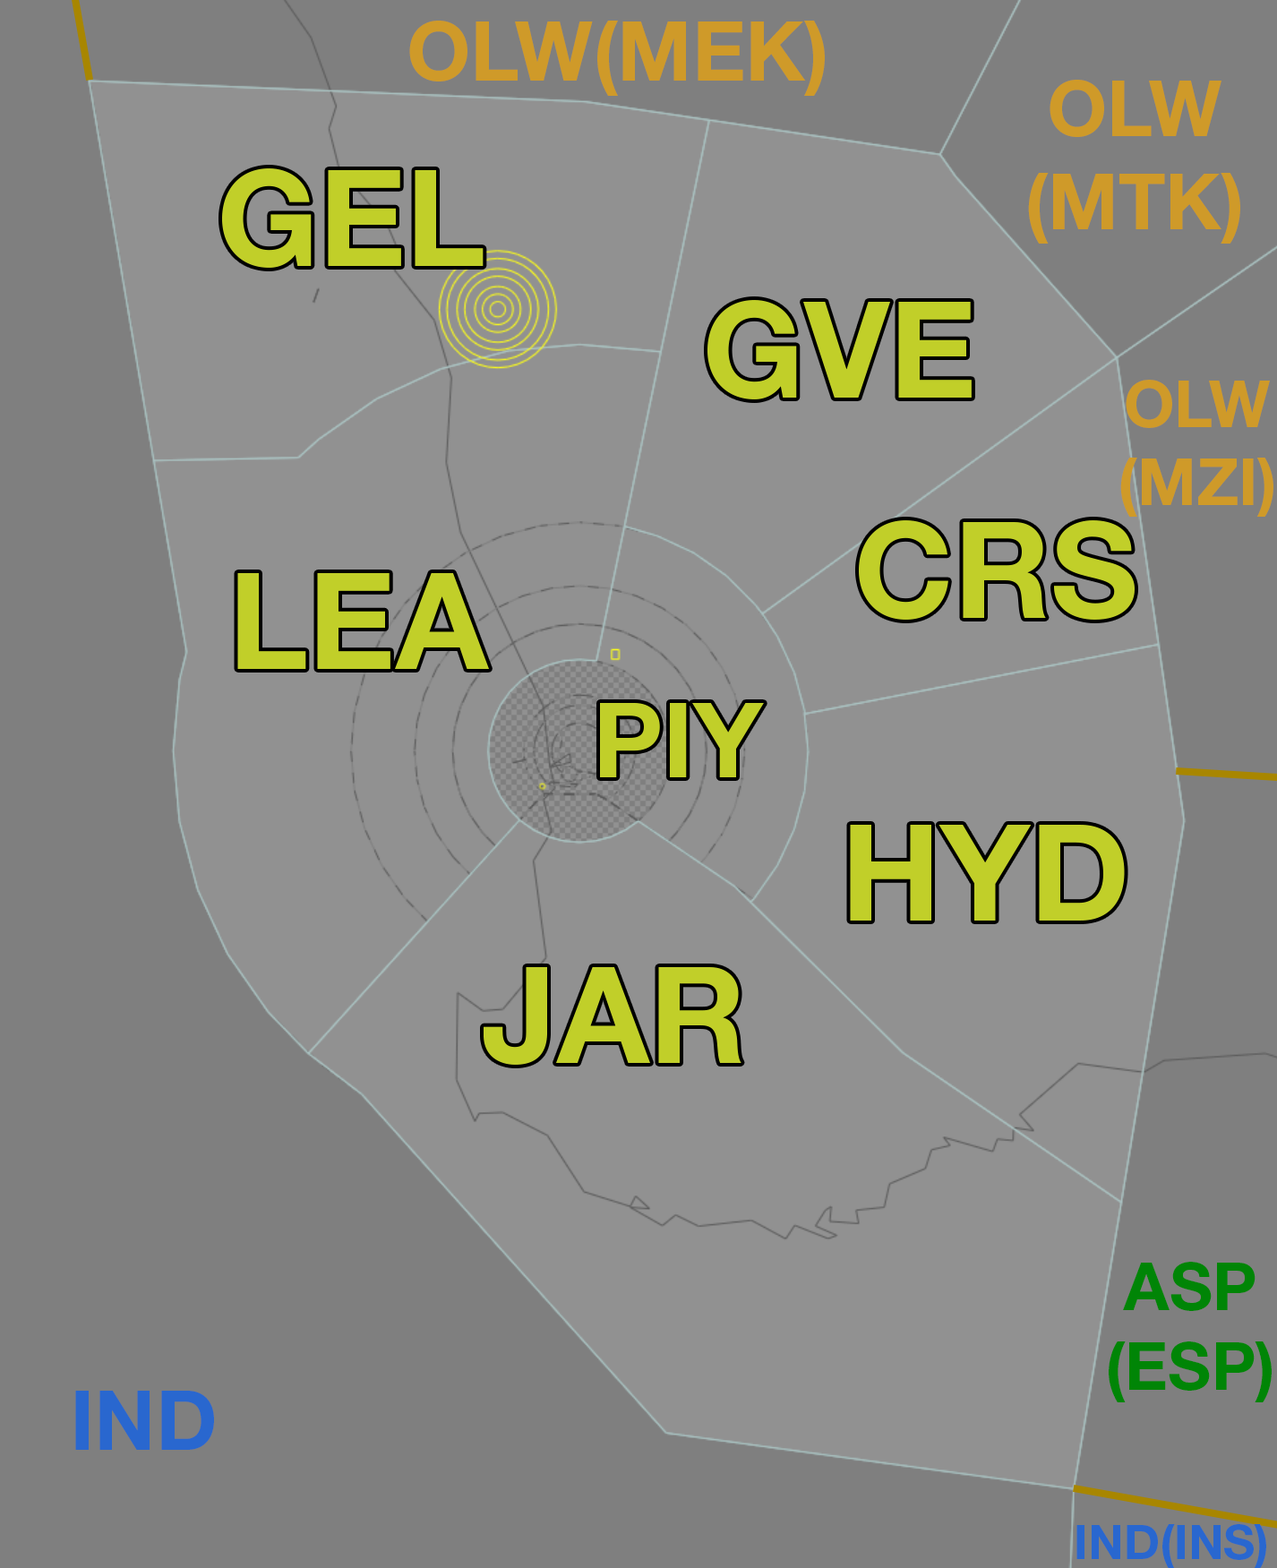
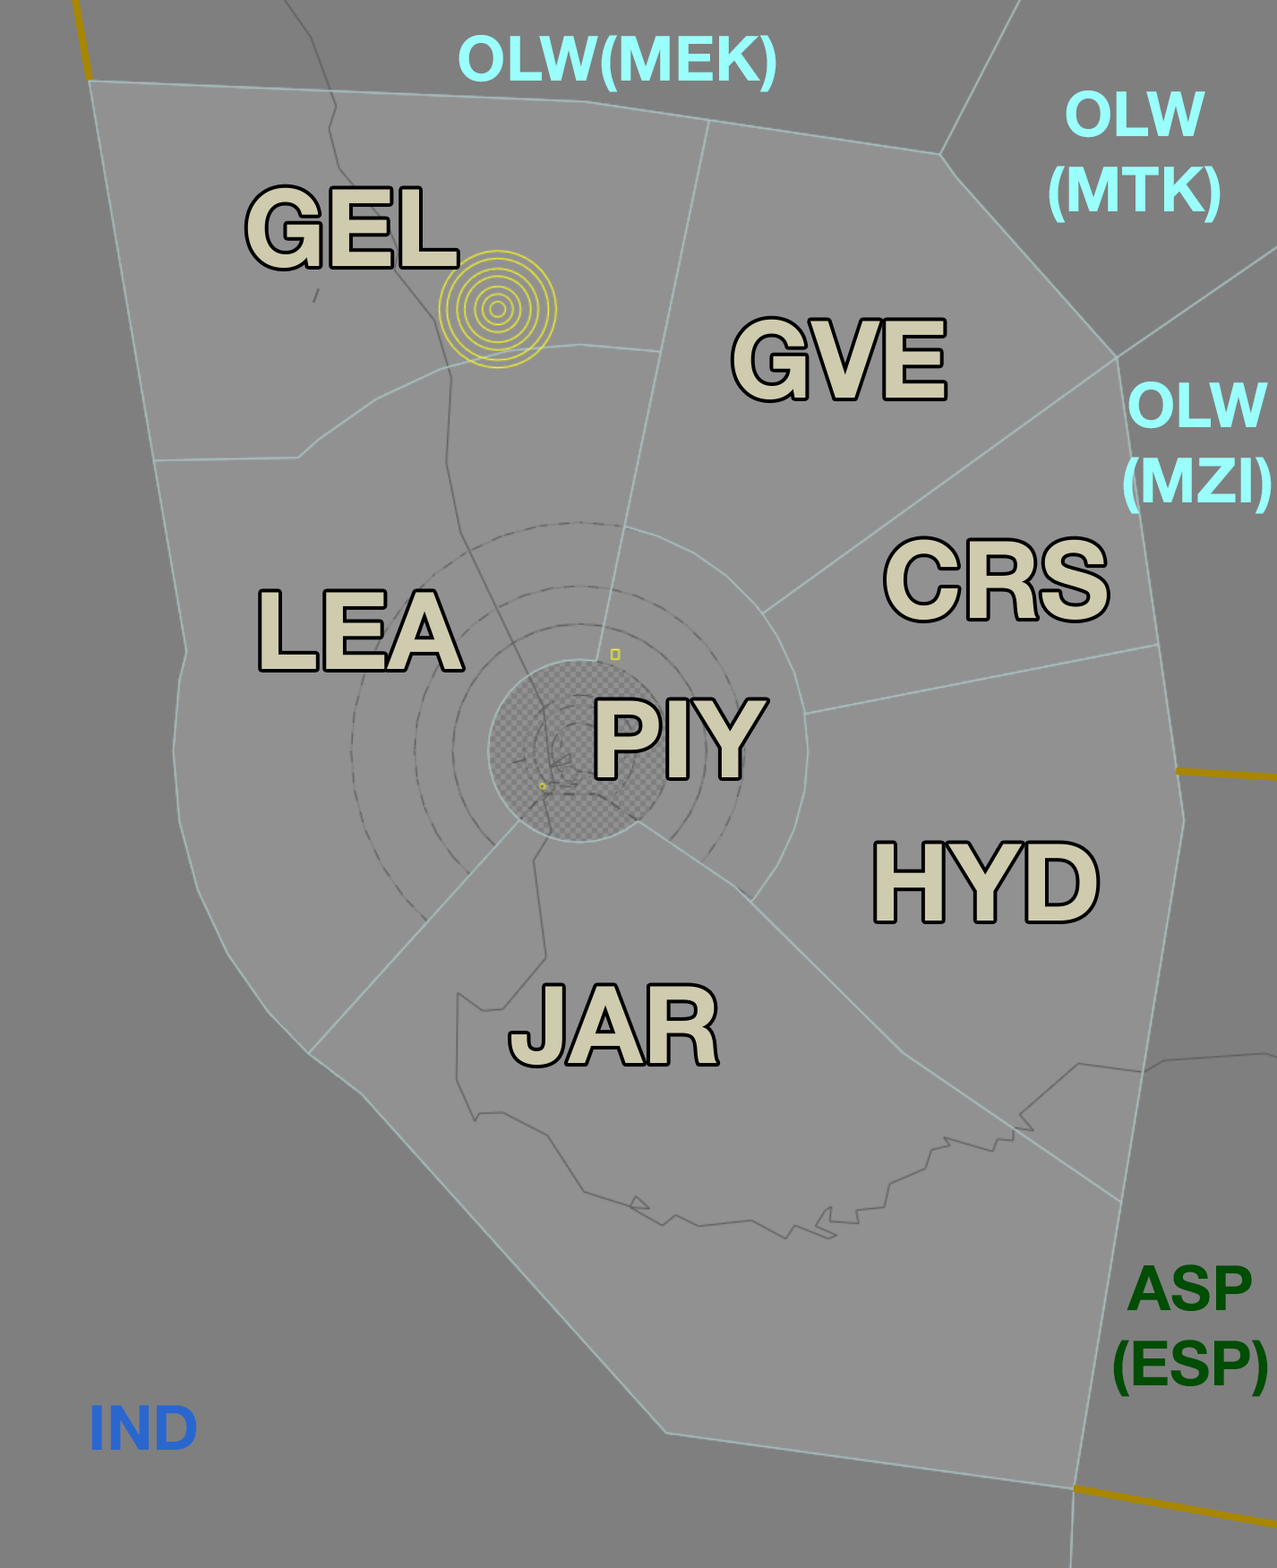
Layered file, before and after one edit (1277 × 1568). Changes by layer:
painted on "PIY" over bbox(597, 700, 768, 778)
painted on "JAR" over bbox(483, 967, 742, 1066)
painted on "LEA" over bbox(237, 573, 489, 669)
painted on "GEL" over bbox(222, 168, 484, 269)
painted on "GVE" over bbox(707, 299, 972, 401)
painted on "CRS" over bbox(858, 520, 1135, 621)
painted on "HYD" over bbox(849, 824, 1125, 921)
painted on "ASP (ESP)" over bbox(1108, 1261, 1272, 1403)
painted on "OLW(MEK)" over bbox(409, 20, 825, 96)
painted on "OLW (MTK)" over bbox(1028, 79, 1241, 244)
painted on "OLW (MZI)" over bbox(1120, 379, 1274, 517)
removed layer "IND(INS)" from group "Neighbouring Sectors" over bbox(1076, 1524, 1267, 1568)
painted on "IND" over bbox(75, 1390, 215, 1450)